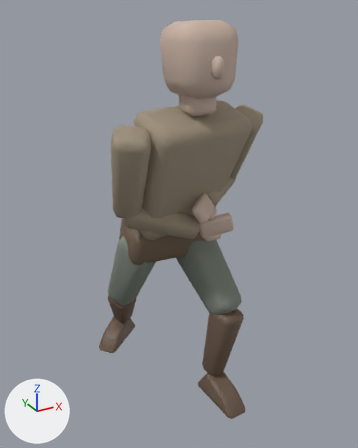
One commit to the FBX model Phase1_CombatAssets/export/fbx/ANIM_Sword_Attack_HighRight.fbx: the scene before it, then after it.
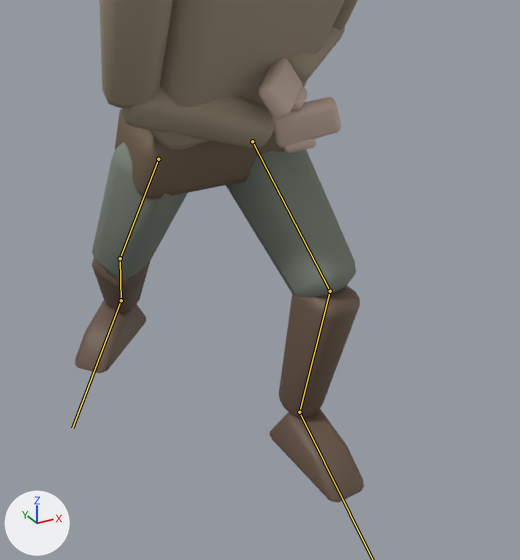
Old and new are each drawn whole from a 50 mm camera at (-0.0273, -0.0571, 0.0504) aimed at (0.0017, -0.0043, 0.024) and again close up on the part from 17% to 91% of the width and 37% to 100% of the height. Every picture has the same lights, and +X, +Y and +Z are marked at lower left. The last two pictures show the newer version. Both versions are drawn at frame 27 of the action 'Sword_Attack_HighRight'; the numbers are the values there. The bones that change are drawn over the model as lines in the close-ups.

In view in the first close-up: 'LeftFoot_Geo', 'LeftHand_Geo', 'LeftLowerLeg_Geo', 'LeftUpperLeg_Geo', 'LowerTorso_Geo', 'RightFoot_Geo', 'RightHand_Geo', 'RightLowerArm_Geo', 'RightLowerLeg_Geo', 'RightUpperArm_Geo', 'RightUpperLeg_Geo', 'UpperTorso_Geo' and 2 more.
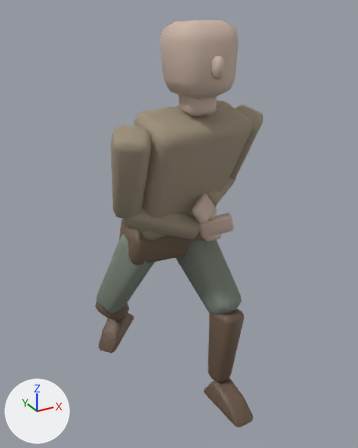
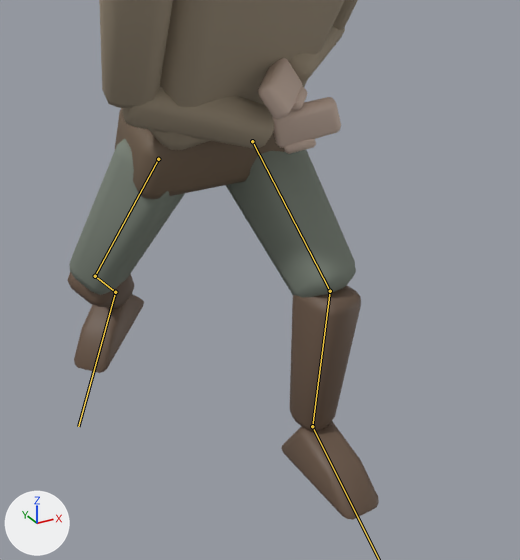
Location of each change, [x1, y1, x2, y2] in pixels of the close-ups (520 x 560 px):
'RightUpperLeg_Geo', posed (22% wider, 13% taller): before [92, 142, 187, 280]; after [69, 139, 185, 295]
'LeftLowerLeg_Geo', posed (12% narrower, 10% taller): before [279, 286, 360, 419]; after [290, 285, 361, 432]
'LeftFoot_Geo', posed: before [269, 409, 364, 503]; after [281, 421, 379, 520]
'RightFoot_Geo', posed (8% taller): before [75, 300, 146, 373]; after [74, 294, 144, 373]
'RightLowerLeg_Geo', posed: before [92, 258, 150, 313]; after [68, 272, 134, 308]
bone 'LeftLowerLeg', root to tip: before (330, 291) to (299, 412); after (330, 291) to (312, 426)
bone 'RightUpperLeg', root to tip: before (158, 159) to (120, 258); after (158, 159) to (95, 276)
bone 'RightLowerLeg', root to tip: before (120, 258) to (121, 300); after (95, 276) to (115, 292)
bone 'RightFoot', root to tip: before (121, 300) to (72, 428); after (115, 292) to (78, 426)

What the commit changed:
Bone 'LeftUpperLeg' (bone_leftupperleg) turns from (-60, -14, 6) to (-61, -14, 7) degrees about its own x, y and z.
Bone 'LeftLowerLeg' (bone_leftlowerleg) turns from (57, 0, 0) to (49, 0, 0) degrees about its own x, y and z.
Bone 'LeftFoot' (bone_leftfoot) turns from (9, 9, -3) to (0, 9, -4) degrees about its own x, y and z.
Bone 'RightUpperLeg' (bone_rightupperleg) turns from (25, 51, 26) to (12, 50, 28) degrees about its own x, y and z.
Bone 'RightLowerLeg' (bone_rightlowerleg) turns from (21, 0, 0) to (48, 0, 0) degrees about its own x, y and z.
Bone 'RightFoot' (bone_rightfoot) turns from (34, 5, 26) to (31, 0, 28) degrees about its own x, y and z.
